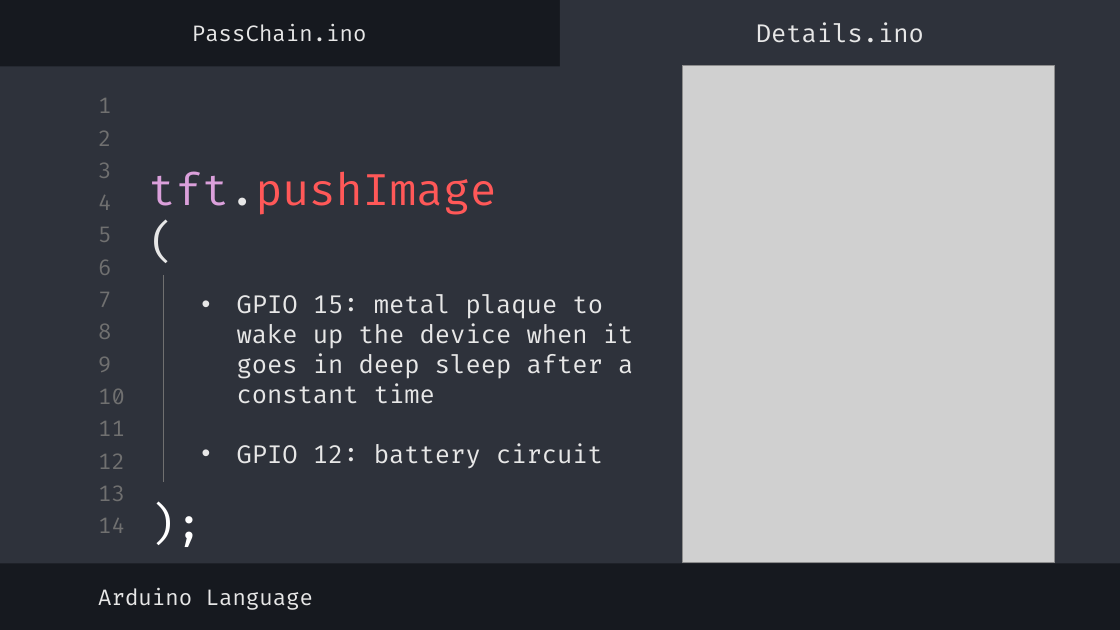
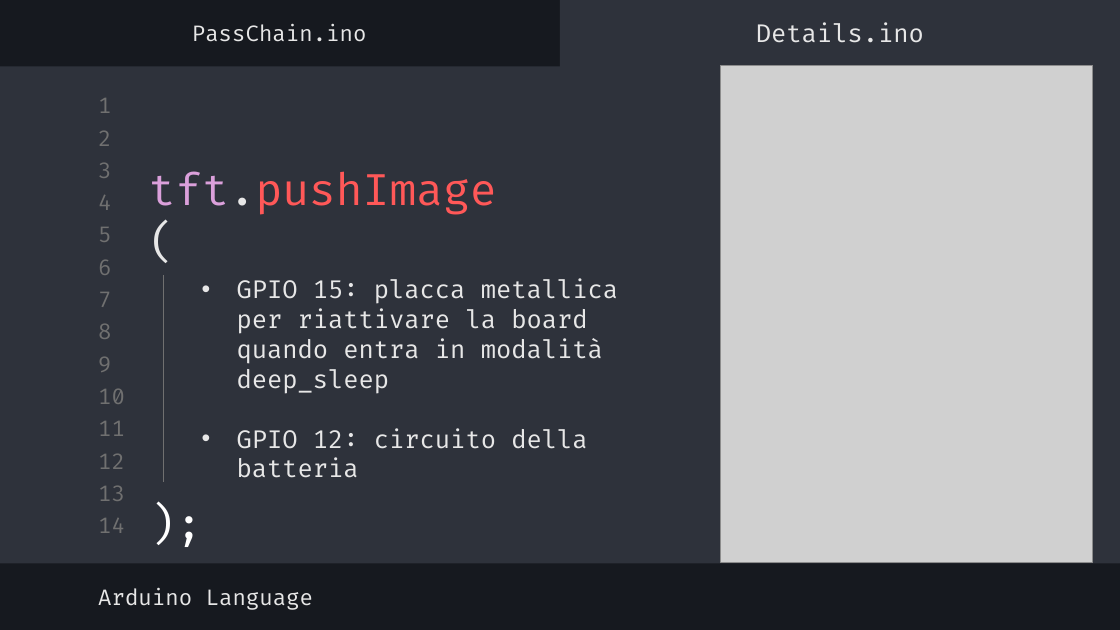
Before and after one commit to Alberto-00/PassChain-IoT, a slide deck: slide 15 of Documentazione/Presentazione/Presentazione.pptx. Drawn at 1120x630 pixels with LibreOffice and Linux fonts; fonts in the diff are those of the drawing; grey boxes stand for pictures. Boxes give left, top, right and bottom in pixels: in the first picture for what was removed or moved away, otherwise in the second. Text is boxed around its words. In the diff, an @@ line names an element or a change of style, - is before the commit and + after.

```diff
--- a/Documentazione/Presentazione/Presentazione.pptx
+++ b/Documentazione/Presentazione/Presentazione.pptx
@@ picture: place and size @@
-picture at bbox=[683, 66, 1055, 563]
+picture at bbox=[721, 66, 1093, 563]
@@ subtitle at bbox=[237, 279, 618, 478]: text changed @@
-• GPIO 15: metal plaque to wake up the device when it goes in deep sleep after a constant time
-• GPIO 12: battery circuit
+• GPIO 15: placca metallica per riattivare la board quando entra in modalità deep_sleep
+• GPIO 12: circuito della batteria
```
Also in this commit, not shown: 29 other slides changed, 3 other files.
